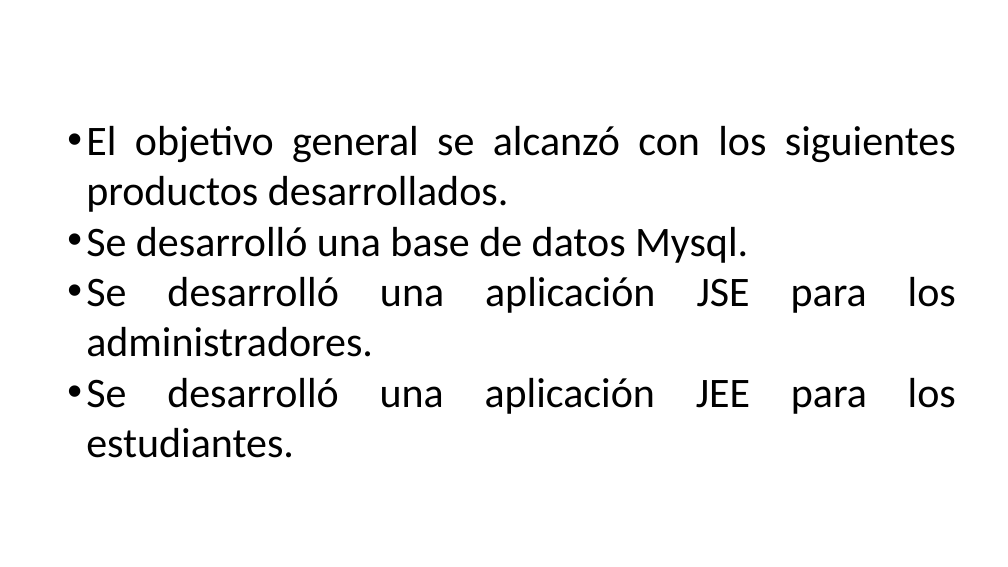
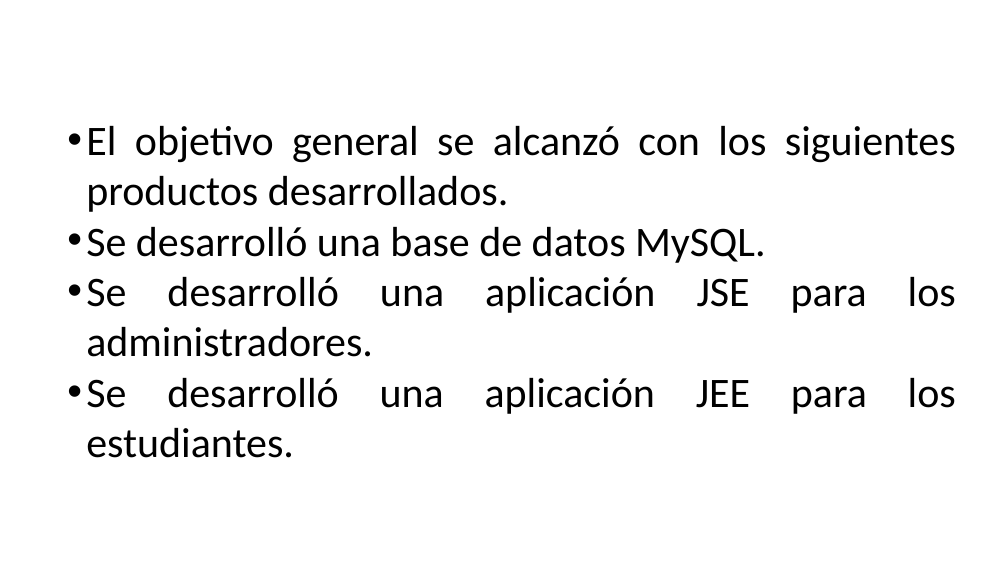
Before and after one commit to BrayanNovoa/uniminuto, a slide deck: slide 26 of expo/expo.pptx. Drawn at 1008x567 pixels with LibreOffice and Linux fonts; fonts in the diff are those of the drawing; background and template pictures are left out. Boxes give left, top, right and bottom in pixels: in the first picture for what was removed or moved away, otherwise in the second. Text is boxed around its words. In the diff, an @@ line names an element or a change of style, - is before the commit and + after.

```diff
--- a/expo/expo.pptx
+++ b/expo/expo.pptx
@@ text at box(86, 227, 766, 263): text changed @@
-• Se desarrolló una base de datos Mysql.
+• Se desarrolló una base de datos MySQL.
```
Also in this commit, not shown: 8 other slides changed.
